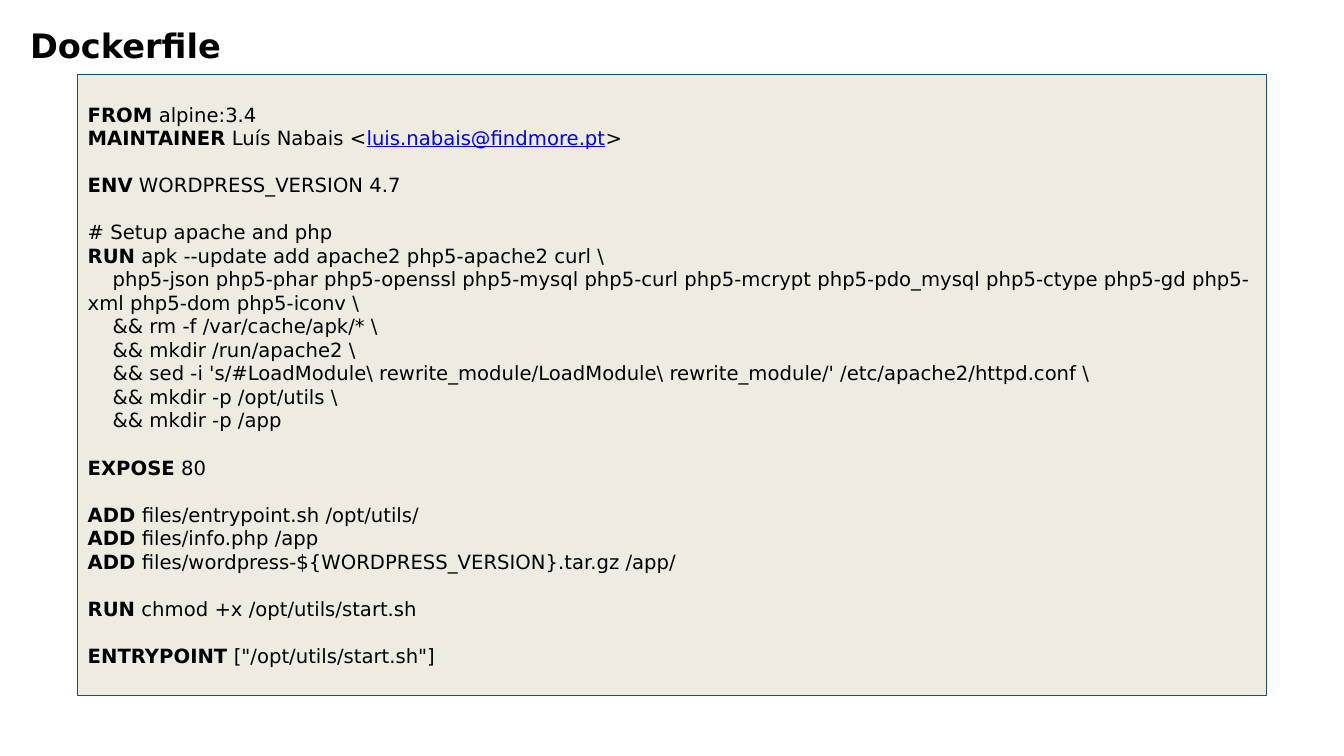
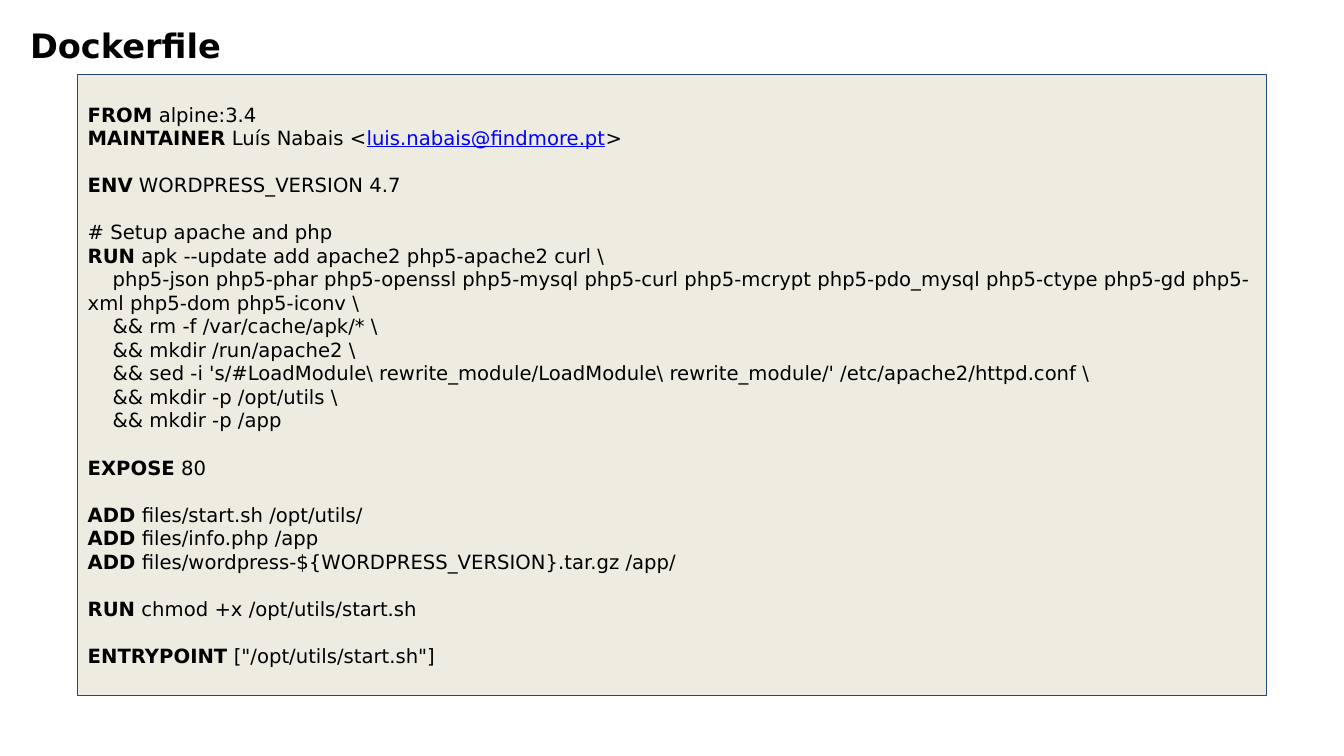
Before and after one commit to luisnabais-courses/course_docker, a slide deck: slide 10 of slides/02_intermediate_course_slides.pptx. Drawn at 1344x756 pixels with LibreOffice and Linux fonts; fonts in the diff are those of the drawing; background and template pictures are left out. Boxes give left, top, right and bottom in pixels: in the first picture for what was removed or moved away, otherwise in the second. Text is boxed around its words. In the diff, an @@ line names an element or a change of style, - is before the commit and + after.

```diff
--- a/slides/02_intermediate_course_slides.pptx
+++ b/slides/02_intermediate_course_slides.pptx
@@ text in rectangle at [88, 507, 362, 526]: text changed @@
-ADD files/entrypoint.sh /opt/utils/
+ADD files/start.sh /opt/utils/
```
Also in this commit, not shown: 4 other slides changed, 1 other file.
